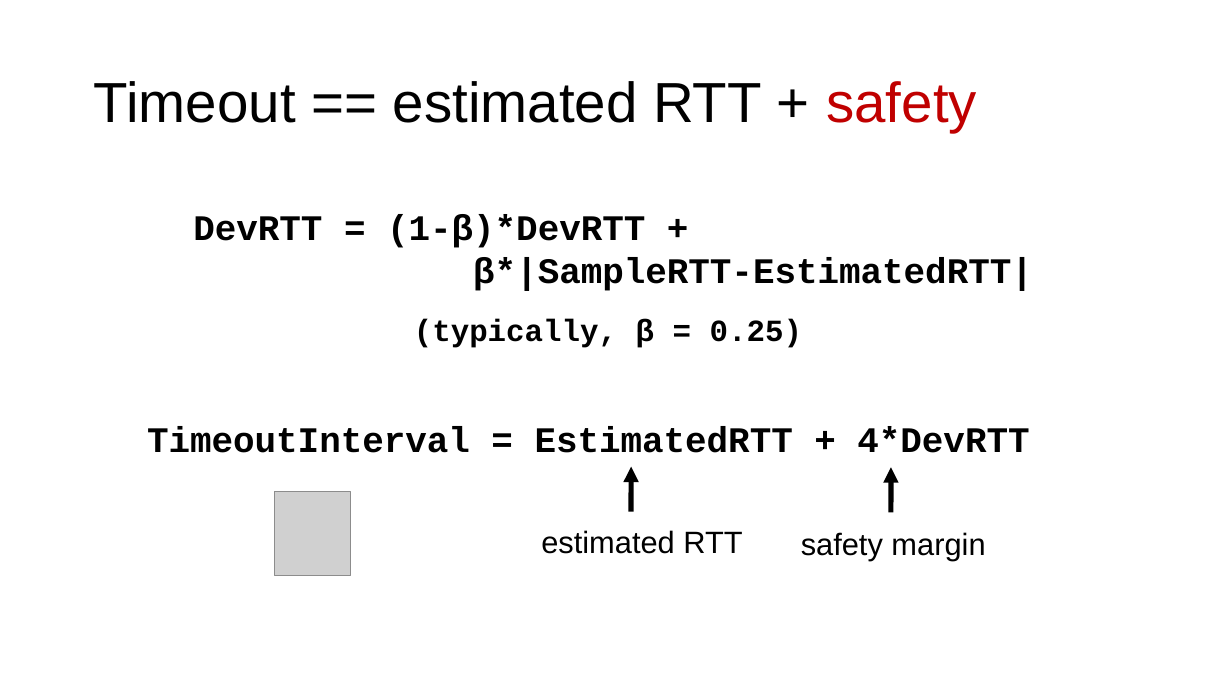
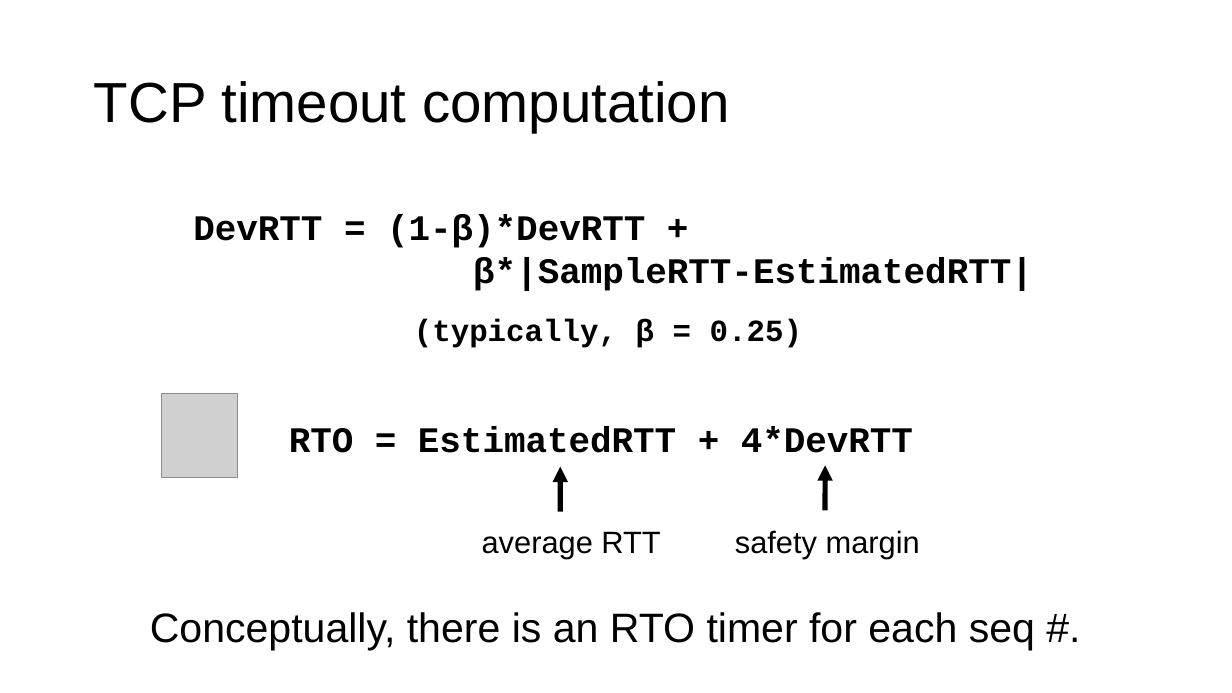
Before and after one commit to ngsrinivas/coursegen, a slide deck: slide 34 of ex/352-S21/staging/352-S21/lectures/transport-tcp-congestion-control-2.pptx (slide 26 before the commit). Drawn at 1232x693 pixels with LibreOffice and Linux fonts; fonts in the diff are those of the drawing; grey boxes stand for pictures. Boxes give left, top, right and bottom in pixels: in the first picture for what was removed or moved away, otherwise in the second. Text is boxed around its words. In the diff, an @@ line names an element or a change of style, - is before the commit and + after.

```diff
--- a/ex/352-S21/staging/352-S21/lectures/transport-tcp-congestion-control-2.pptx
+++ b/ex/352-S21/staging/352-S21/lectures/transport-tcp-congestion-control-2.pptx
@@ title at box(94, 81, 729, 132): text changed @@
-Timeout == estimated RTT + safety
+TCP timeout computation
@@ picture: place and size @@
-picture at box(274, 492, 350, 576)
+picture at box(162, 394, 238, 478)
@@ text at box(289, 426, 913, 453): text changed @@
-TimeoutInterval = EstimatedRTT + 4*DevRTT
+RTO = EstimatedRTT + 4*DevRTT
@@ arrow moved from (631, 512) - (631, 467) to (560, 512) - (560, 467) @@
@@ arrow moved from (891, 513) - (891, 468) to (825, 510) - (825, 466) @@
@@ text at box(482, 531, 660, 559): text changed @@
-estimated RTT
+average RTT
@@ text "safety margin": place and size @@
-text "safety margin" at box(801, 532, 985, 561)
+text "safety margin" at box(735, 530, 920, 559)
@@ text added at box(150, 612, 1035, 650), 32 pt, text #000000 @@
+Conceptually, there is an RTO timer for each seq #.
```
Also in this commit, not shown: 9 other slides changed, 20 slides added, 8 slides removed, 2 other files.
